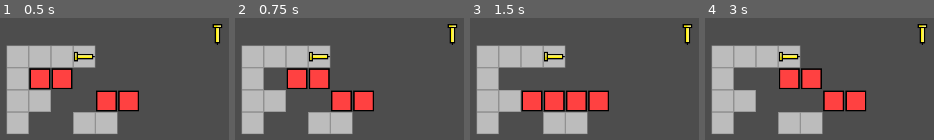
Above: before the commit, frames 1-4 (left to right).
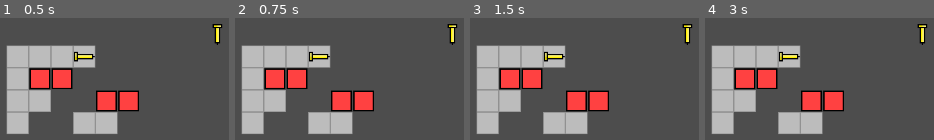
Above: after the commit, the same moments.

Repository: LightPotatoDev/BalloonGaem
Game: Godot game, scene res://scenes/Main.tscn
The game is run twice, just before and just after one commit, with the same random seed, the same clock (stepped at 60 frames per second) and the same inputs.
Inputs:
- Up to frame 1 (0.5 s): no input
- Up to frame 2 (0.75 s): tap Enter (ui_accept) at 0.5 s; hold Right (ui_right) from 0.53 s (still down); tap Z (undo, bound only after the commit) at 0.6 s
- Up to frame 3 (1.5 s): tap Enter (ui_accept) at 0.77, 1.25 s; release Right (ui_right) at 1.28 s; hold Down (ui_down) from 1.28 s (still down); tap Z (undo, bound only after the commit) at 1.35 s
- Up to frame 4 (3 s): tap Enter (ui_accept) at 1.52, 2, 2.75 s; release Down (ui_down) at 2.03 s; hold Right (ui_right) 2.03-2.78 s; tap Z (undo, bound only after the commit) at 2.1, 2.85 s; hold Up (ui_up) from 2.78 s (still down)

Frame 1 is identical in both runs. In frame 2, 3.2% of the frame differs, in the area x 12-42%, y 40-59%; in frame 3, 6.3%; in frame 4, 9.5%, in the area x 12-71%, y 40-77%.

Commit message:
position undo

Diff:
--- a/project.godot
+++ b/project.godot
@@ -15,6 +15,18 @@
 config/features=PackedStringArray("4.2", "GL Compatibility")
 config/icon="res://icon.svg"
 
+[autoload]
+
+EventBus="*res://scenes/EventBus.gd"
+
+[input]
+
+undo={
+"deadzone": 0.5,
+"events": [Object(InputEventKey,"resource_local_to_scene":false,"resource_name":"","device":-1,"window_id":0,"alt_pressed":false,"shift_pressed":false,"ctrl_pressed":false,"meta_pressed":false,"pressed":false,"keycode":0,"physical_keycode":90,"key_label":0,"unicode":122,"echo":false,"script":null)
+]
+}
+
 [layer_names]
 
 2d_physics/layer_1="balloon"
--- /dev/null
+++ b/scenes/EventBus.gd
@@ -0,0 +1,4 @@
+extends Node
+
+signal undo()
+signal move()
--- /dev/null
+++ b/scenes/GameManager.gd
@@ -0,0 +1,6 @@
+extends Node2D
+
+
+func _input(event):
+	if Input.is_action_just_pressed("undo"):
+		EventBus.undo.emit()
--- a/scenes/Main.tscn
+++ b/scenes/Main.tscn
@@ -1,5 +1,6 @@
-[gd_scene load_steps=4 format=3 uid="uid://2lxmwbgsphcx"]
+[gd_scene load_steps=5 format=3 uid="uid://2lxmwbgsphcx"]
 
+[ext_resource type="Script" path="res://scenes/GameManager.gd" id="1_c0mq4"]
 [ext_resource type="PackedScene" uid="uid://6js8brrwjbmt" path="res://scenes/objects/Balloon.tscn" id="1_i0xqu"]
 [ext_resource type="TileSet" uid="uid://cau1xylhqfcta" path="res://resources/terrain_tiles.tres" id="2_we40a"]
 [ext_resource type="TileSet" uid="uid://bknitdukt8bmp" path="res://resources/object_tilemap.tres" id="3_ln3ib"]
@@ -7,6 +8,7 @@
 [node name="Main" type="Node2D"]
 
 [node name="GameManager" type="Node2D" parent="."]
+script = ExtResource("1_c0mq4")
 
 [node name="PlayerBalloon" parent="GameManager" instance=ExtResource("1_i0xqu")]
 position = Vector2(144, 144)
--- a/scenes/objects/Pushable.gd
+++ b/scenes/objects/Pushable.gd
@@ -5,7 +5,16 @@
 var things_to_move = {}
 
 @export var is_player:bool = false
-var is_moving:bool = false
+var tween:Tween
+
+var pos_history:PackedVector2Array = []
+var history_pointer:int = -1
+
+func _ready():
+	for child in get_children():
+		child_colliders[child.position] = child
+	EventBus.undo.connect(_on_undo)
+	EventBus.move.connect(_on_move)
 
 func get_input():
 	const INPUTS = {"ui_left":Vector2.LEFT,
@@ -14,11 +23,18 @@
 					"ui_down":Vector2.DOWN}
 	for key in INPUTS.keys():
 		if is_player and Input.is_action_just_pressed(key):
-			move(INPUTS[key], check_move_collision(INPUTS[key]))
+			if check_move_collision(INPUTS[key]):
+				instant_finish_tween()
+				EventBus.move.emit()
+				move(INPUTS[key])
+			else:
+				cant_move(INPUTS[key])
 
-func _ready():
-	for child in get_children():
-		child_colliders[child.position] = child
+	if Input.is_action_just_pressed("ui_copy"):
+		print(pos_history)
+
+func _physics_process(_delta):
+	get_input()
 
 func check_move_collision(dir:Vector2, exclude_list = []) -> bool:
 	var cols = []
@@ -28,7 +44,7 @@
 	var movable:bool = true
 	for col in cols:
 		if movable == false:
-			things_to_move = {}
+			things_to_move = {} #used as set
 			break
 		if col == null:
 			continue
@@ -44,20 +60,35 @@
 
 	return movable
 
-func move(dir:Vector2, can_move:bool):
+func move(dir:Vector2):
 	for thing in things_to_move:
-		thing.move(dir, can_move)
+		thing.move(dir)
 	things_to_move = {}
-	if can_move and not is_moving:
-		is_moving = true
-		var tween = create_tween()
-		tween.tween_property(self,"position",position+dir*32,0.05).set_trans(Tween.TRANS_SINE).set_ease(Tween.EASE_OUT)
-		await tween.finished
-		is_moving = false
-		#position += dir * 32
-	else:
-		pass
-		#add 'not moving' animation
+	instant_finish_tween()
+	tween = create_tween()
+	tween.tween_property(self,"position",position+dir*32,0.05).set_trans(Tween.TRANS_SINE).set_ease(Tween.EASE_OUT)
 
-func _physics_process(_delta):
-	get_input()
+func cant_move(dir:Vector2):
+	pass
+	#TODO - add 'not moving' animation
+
+func _on_move():
+	add_history(position)
+
+func add_history(pos:Vector2):
+	history_pointer += 1
+	pos_history.append(pos)
+
+func instant_finish_tween():
+	if tween != null and tween.is_running():
+		tween.pause()
+		tween.custom_step(1)
+
+func _on_undo():
+	if history_pointer == -1:
+		print('nothing to undo')
+		return
+
+	position = pos_history[history_pointer]
+	pos_history.remove_at(pos_history.size()-1)
+	history_pointer -= 1
